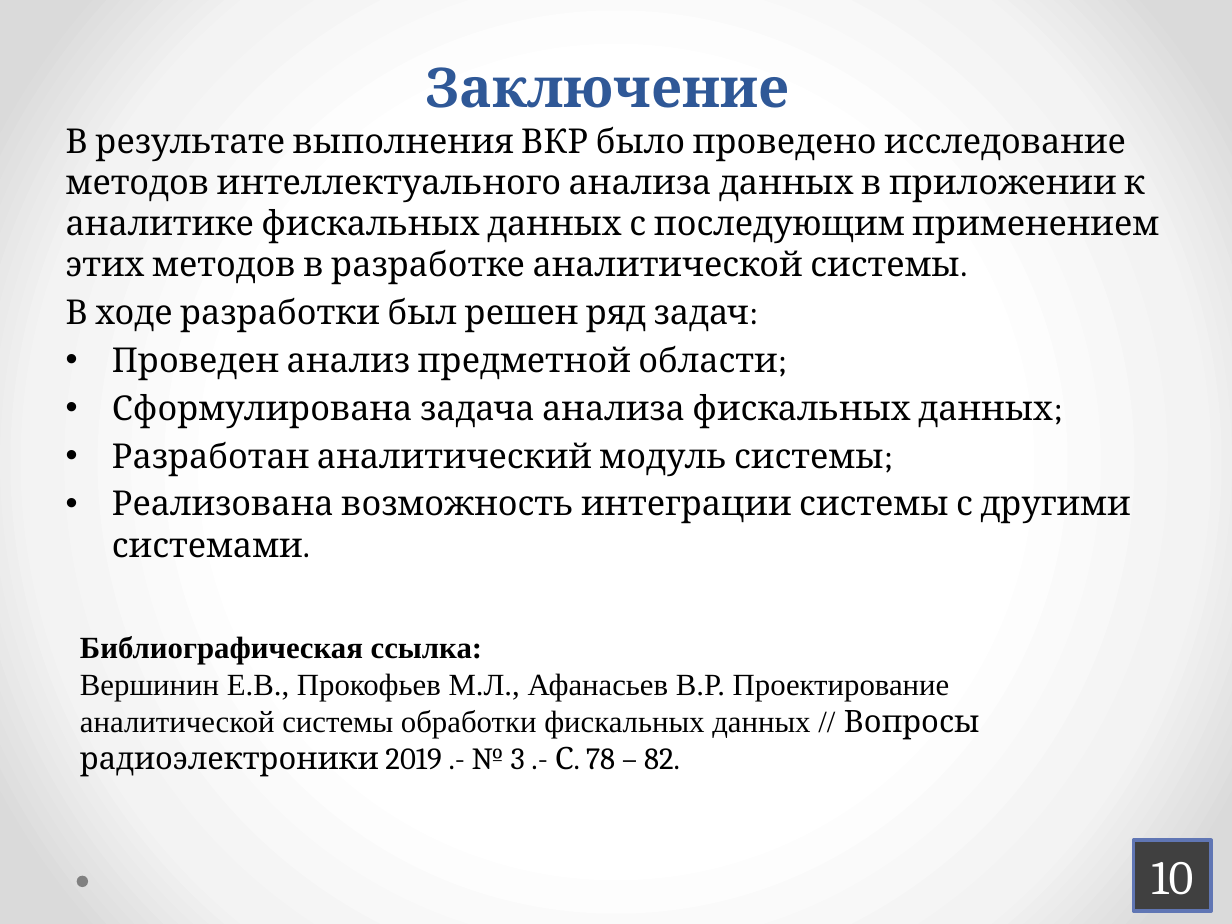
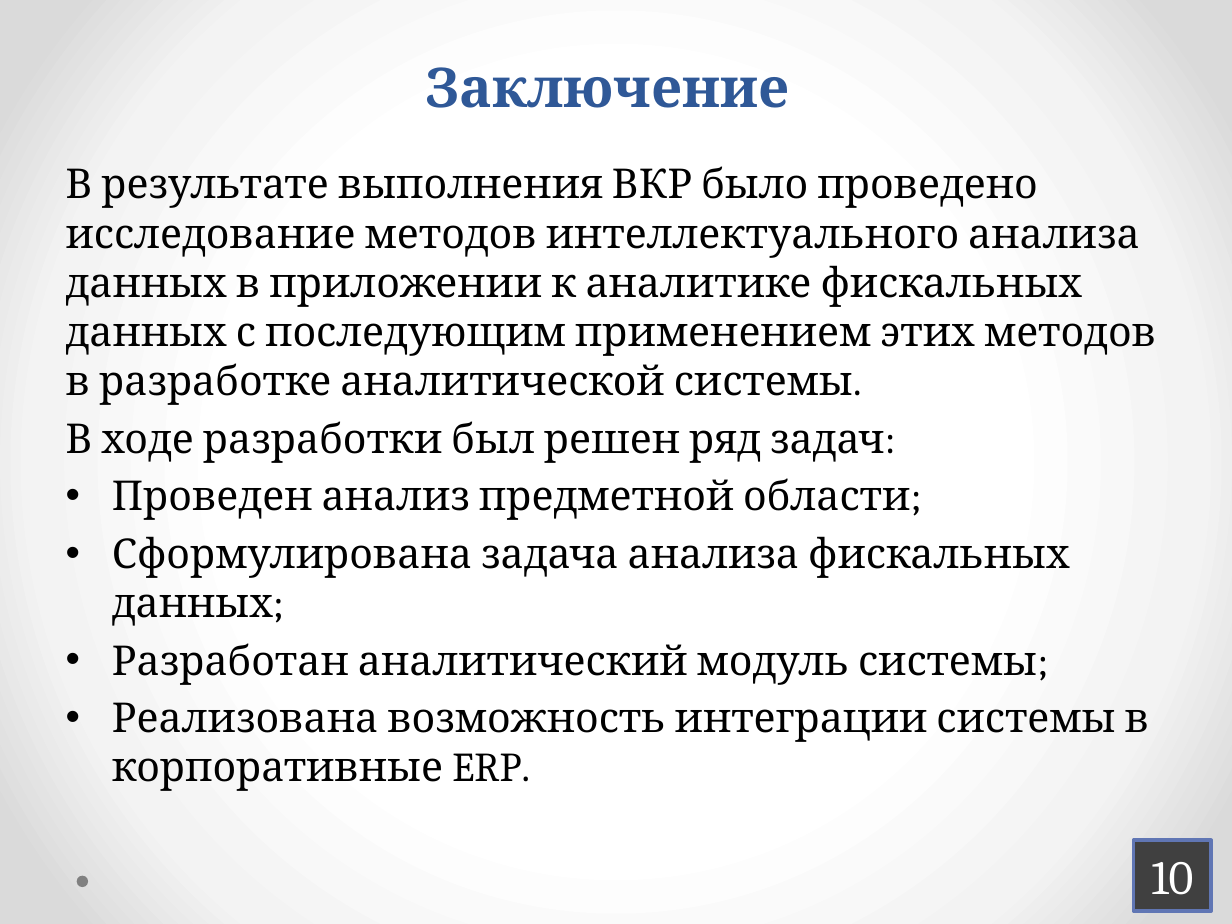
Before and after one commit to FacetOfVerity/SenseMining, a slide deck: slide 10 of Docs/Афанасьев В.Р. Презентация.pptx. Drawn at 1232x924 pixels with LibreOffice and Linux fonts; fonts in the diff are those of the drawing. Boxes give left, top, right and bottom in pixels: in the first picture for what was removed or moved away, otherwise in the second. Text is boxed around its words. In the diff, an @@ line names an element or a change of style, - is before the commit and + after.

```diff
--- a/Docs/Афанасьев В.Р. Презентация.pptx
+++ b/Docs/Афанасьев В.Р. Презентация.pptx
@@ text "В результате выполнения ВКР было ...": place and size @@
-text "В результате выполнения ВКР было ..." at (66, 126, 1159, 558)
+text "В результате выполнения ВКР было ..." at (66, 166, 1156, 791)
@@ text at (66, 166, 1156, 685): size 20 to 24 pt in "В результате выполнения ВКР было проведено исследование ...", "В ходе разработки был решен ряд задач:", "Проведен анализ предметной области;", "Сформулирована задача анализа фискальных данных;" and 1 more places @@
@@ text removed at (80, 636, 980, 777) @@
-Библиографическая ссылка:
-Вершинин Е.В., Прокофьев М.Л., Афанасьев В.Р. Проектирование аналитической системы обработки фискальных данных // Вопросы радиоэлектроники 2019 .- № 3 .- С. 78 – 82.
@@ text at (112, 702, 1149, 791): text changed; size 20 to 24 pt @@
-• Реализована возможность интеграции системы с другими системами.
+• Реализована возможность интеграции системы в корпоративные ERP.
```
Also in this commit, not shown: 4 other slides changed, 2 other files.
